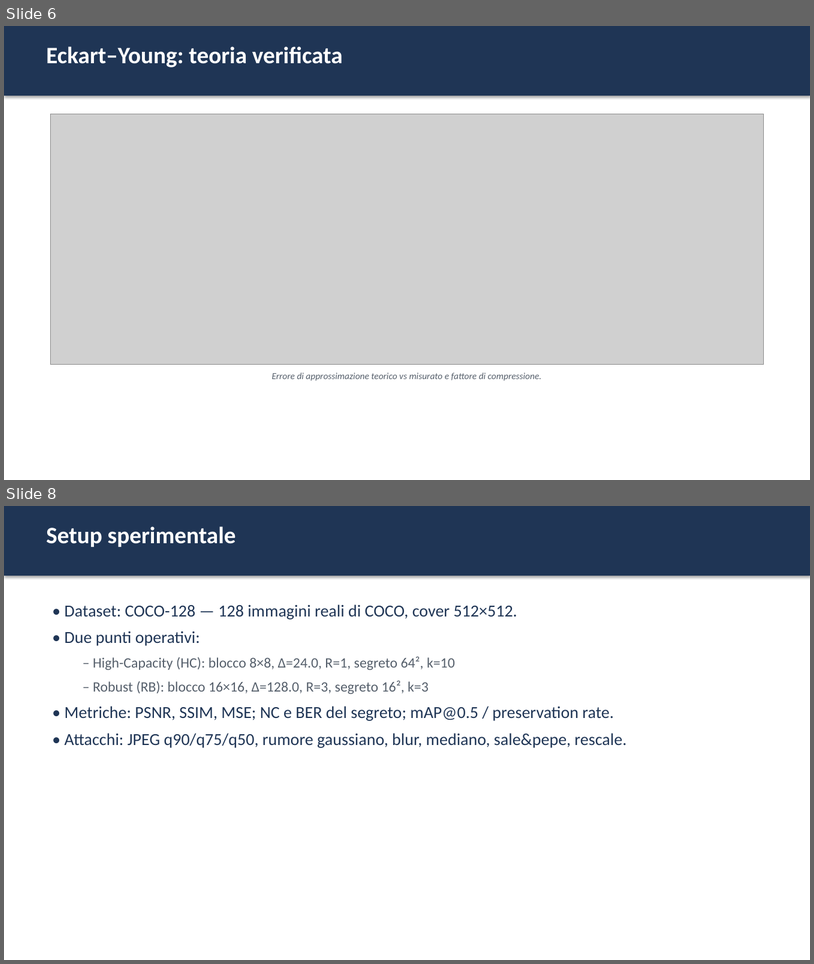
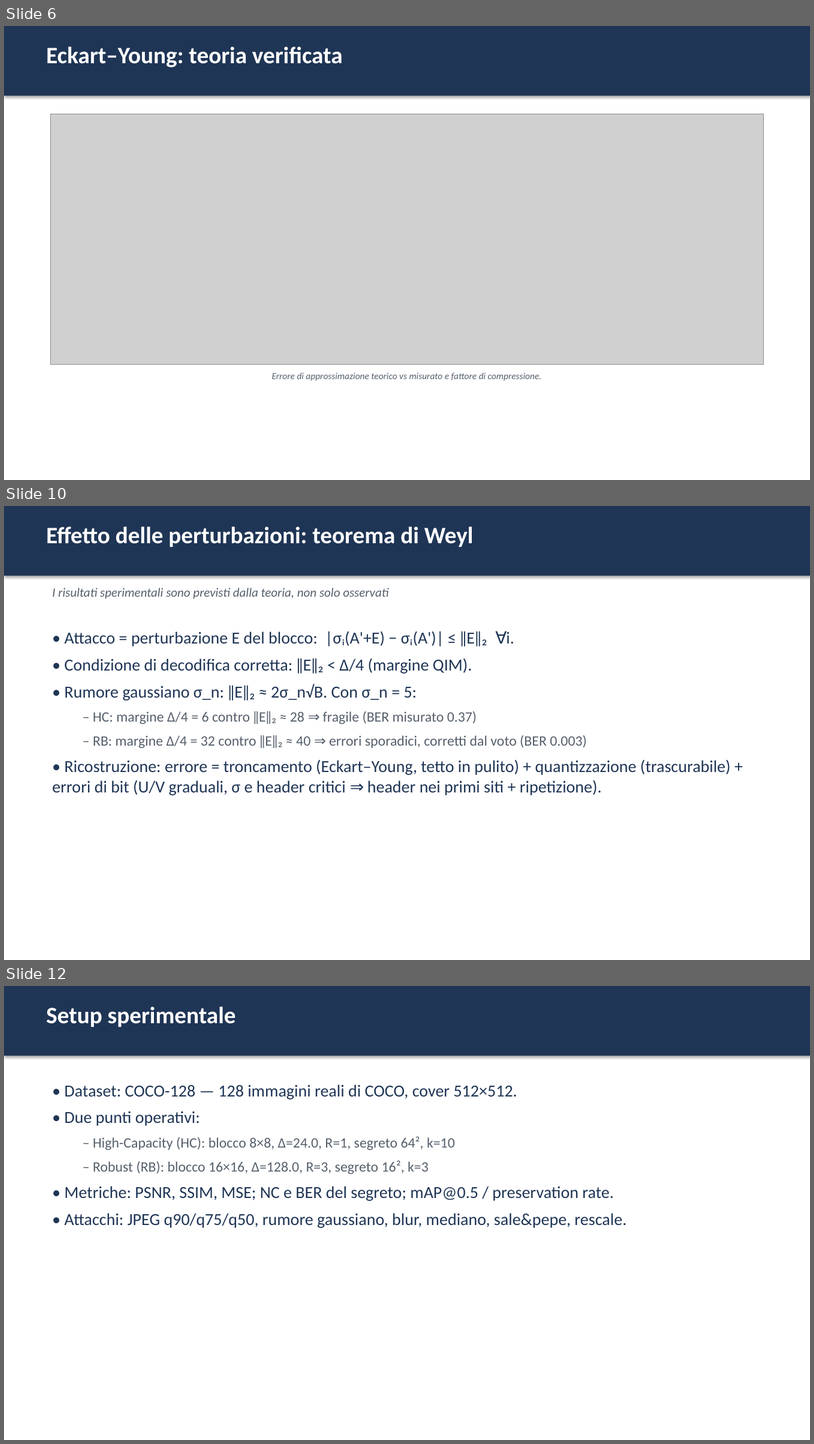
Before and after one commit to elmachico01/SVD_Claude, a slide deck: docs/presentazione.pptx. Shown one above the other, each under a label of ours: slides 6 and 8 before the commit, slides 6, 10 and 12 after it; the slides between them are not shown. The pictures are 814x964 and 814x1444 pixels, drawn with LibreOffice and Linux fonts; fonts in the diff are those of the drawing; grey boxes stand for pictures. Boxes give left, top, right and bottom in pixels: in the first picture for what was removed or moved away, otherwise in the second. Text is boxed around its words. In the diff, an @@ line names an element or a change of style, - is before the commit and + after.

```diff
--- a/docs/presentazione.pptx
+++ b/docs/presentazione.pptx
@@ slide 10 added at bbox=[4, 506, 810, 960], background #FFFFFF @@
@@ rectangle added at bbox=[4, 506, 810, 576], fill #1F3555 @@
@@ text added at bbox=[46, 526, 474, 547], 28 pt, text #FFFFFF, bold @@
+Effetto delle perturbazioni: teorema di Weyl
@@ text added at bbox=[52, 588, 389, 599], 15 pt, text #555F6B, italic @@
+I risultati sperimentali sono previsti dalla teoria, non solo osservati
@@ text added at bbox=[52, 631, 731, 795], 20 pt, text #1F3555 @@
+• Attacco = perturbazione E del blocco: |σᵢ(A'+E) − σᵢ(A')| ≤ ‖E‖₂ ∀i.
+• Condizione di decodifica corretta: ‖E‖₂ < Δ/4 (margine QIM).
+• Rumore gaussiano σ_n: ‖E‖₂ ≈ 2σ_n√B. Con σ_n = 5:
+  – HC: margine Δ/4 = 6 contro ‖E‖₂ ≈ 28 ⇒ fragile (BER misurato 0.37)
+  – RB: margine Δ/4 = 32 contro ‖E‖₂ ≈ 40 ⇒ errori sporadici, corretti dal voto (BER 0.003)
+• Ricostruzione: errore = troncamento (Eckart–Young, tetto in pulito) + quantizzazione (trascurabile) + errori di bit (U/V graduali, σ e header critici ⇒ header nei primi siti + ripetizione).
@@ what was slide 8 is now slide 12 @@
```
Also in this commit, not shown: 2 slides changed, 3 other slides added, 7 other files.
